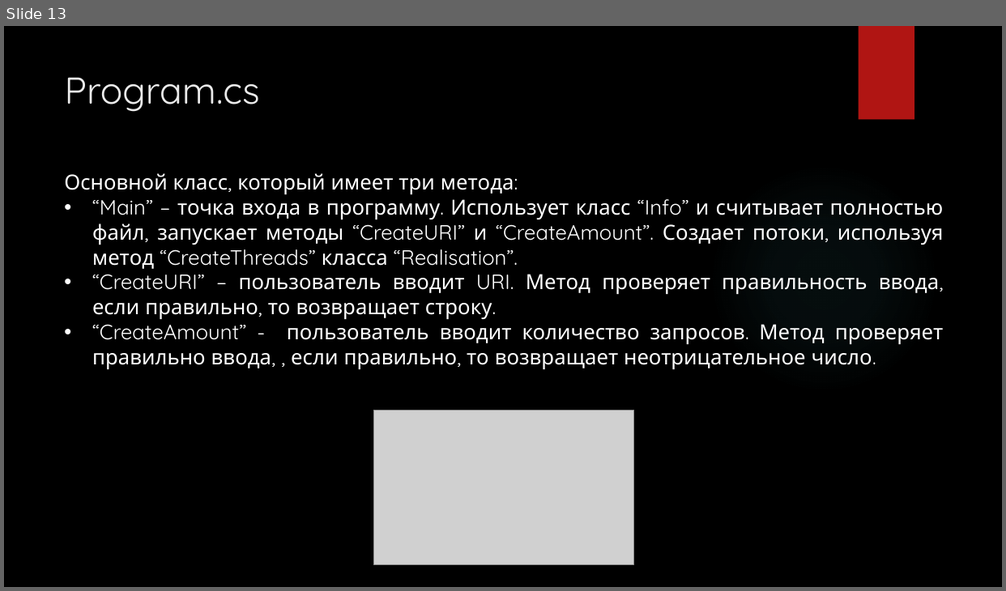
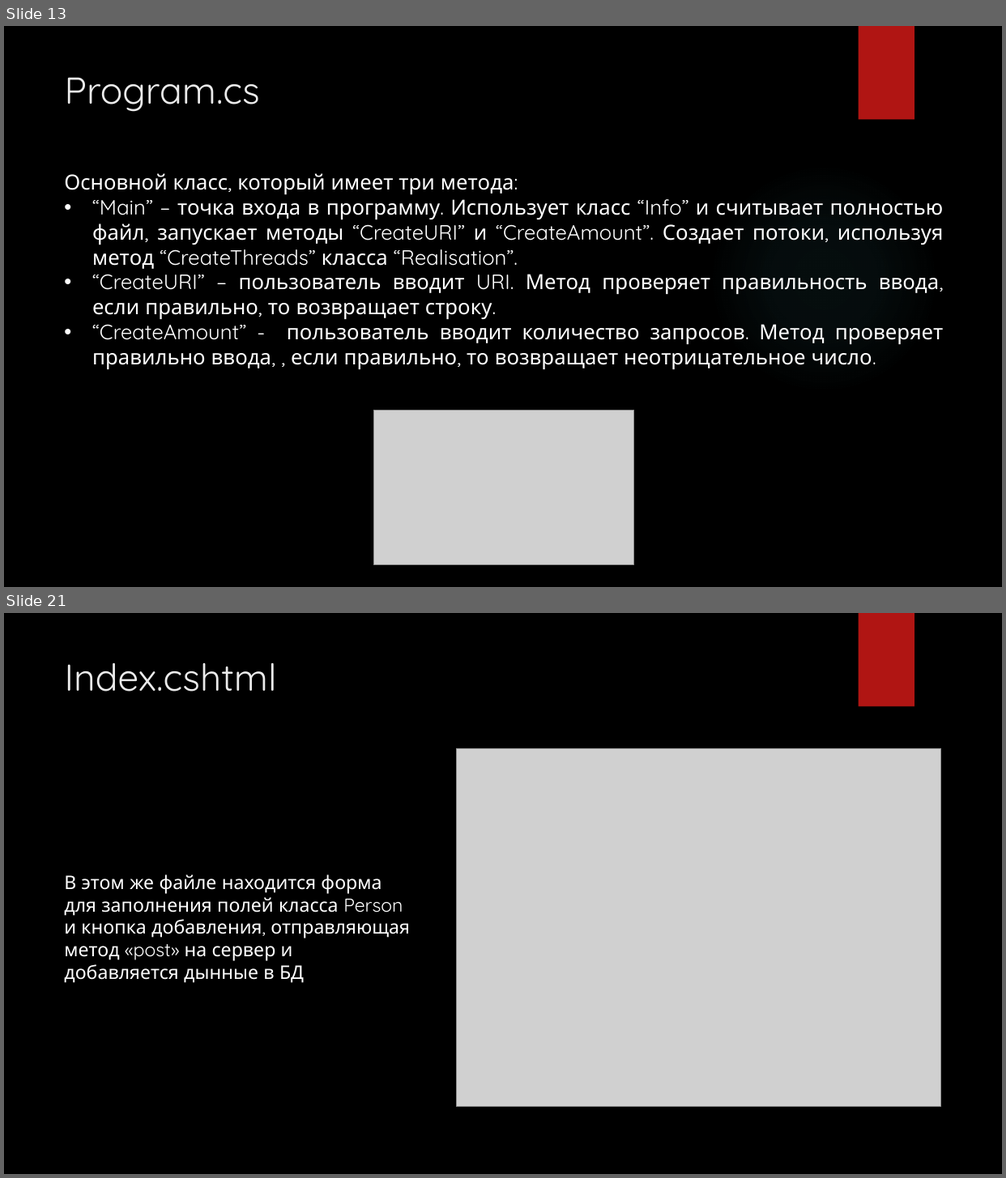
Before and after one commit to T0person/Practic, a slide deck: Практика.pptx. Shown one above the other, each under a label of ours: slide 13 before the commit, slides 13 and 21 after it; the slides between them are not shown. The pictures are 1006x591 and 1006x1178 pixels, drawn with LibreOffice and Linux fonts; fonts in the diff are those of the drawing; grey boxes stand for pictures; background and template pictures are left out. Boxes give left, top, right and bottom in pixels: in the first picture for what was removed or moved away, otherwise in the second. Text is boxed around its words. In the diff, an @@ line names an element or a change of style, - is before the commit and + after.

```diff
--- a/Практика.pptx
+++ b/Практика.pptx
@@ slide 21 added at [4, 613, 1002, 1174], background picture (left out); not listed: 1 template element that a slide beside it also shows @@
@@ title added at [65, 663, 277, 692], 36 pt, text #EBEBEB @@
+Index.cshtml
@@ picture added at [456, 748, 941, 1106] @@
@@ text added at [64, 875, 410, 983], 18 pt, text #FFFFFF @@
+В этом же файле находится форма для заполнения полей класса Person и кнопка добавления, отправляющая метод «post» на сервер и добавляется дынные в БД
```
Also in this commit, not shown: 1 slide changed, 11 other slides added, 1 slide removed.
